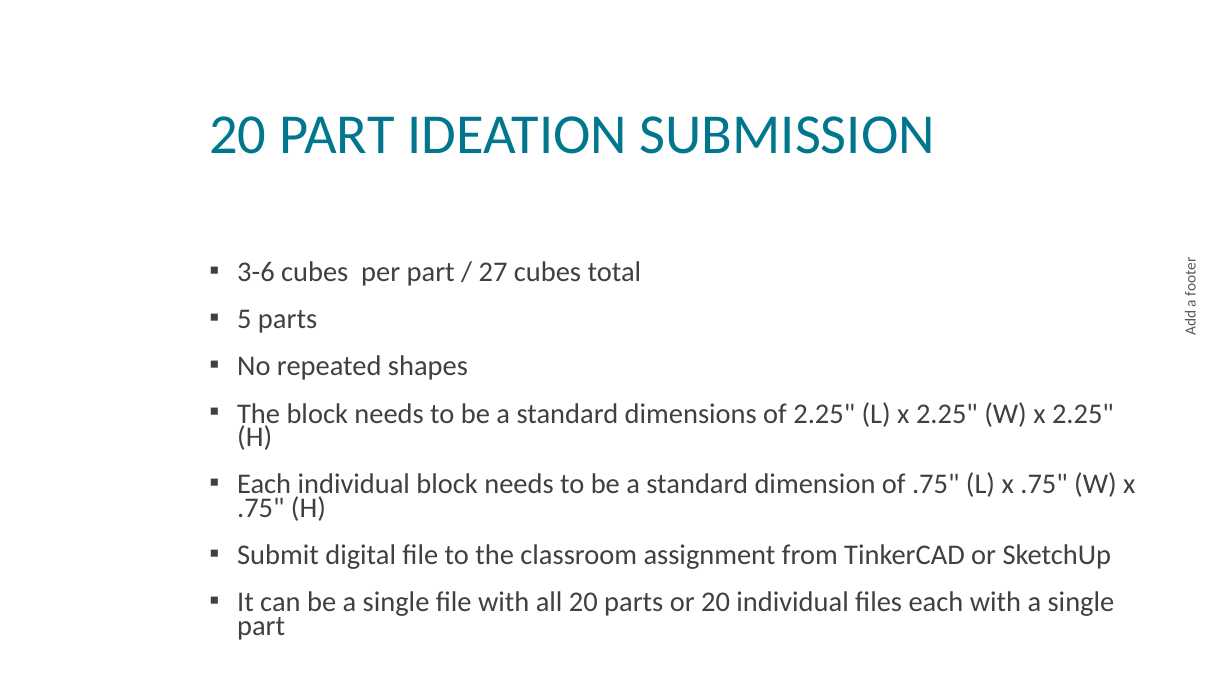
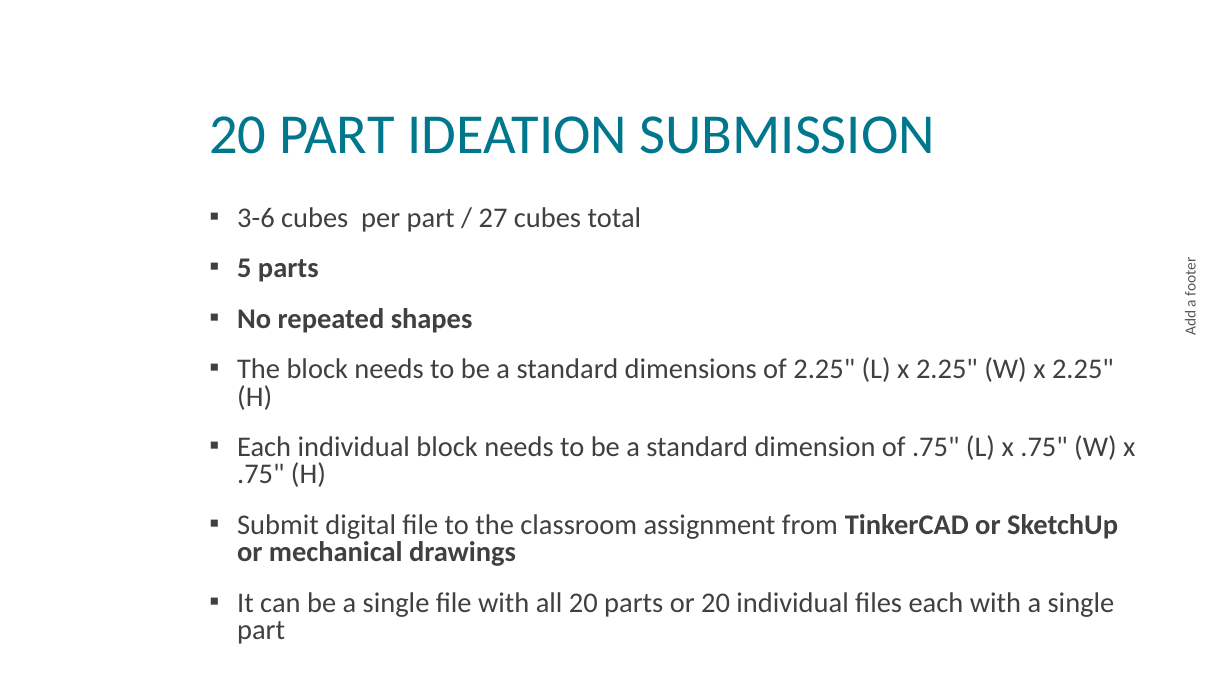
Before and after one commit to nickvertucci/Technology-Education-Curriculum, a slide deck: slide 9 of High School/Design and Drawing for Production/Unit 10 - Puzzle Cube Design Challenge/Section 1 - The Puzzle Cube Design Challenge/Assets/Unit10S1 - Puzzle Cube Design Challenge.pptx. Drawn at 1232x693 pixels with LibreOffice and Linux fonts; fonts in the diff are those of the drawing; background and template pictures are left out. Boxes give left, top, right and bottom in pixels: in the first picture for what was removed or moved away, otherwise in the second. Text is boxed around its words. In the diff, an @@ line names an element or a change of style, - is before the commit and + after.

```diff
--- a/High School/Design and Drawing for Production/Unit 10 - Puzzle Cube Design Challenge/Section 1 - The Puzzle Cube Design Challenge/Assets/Unit10S1 - Puzzle Cube Design Challenge.pptx
+++ b/High School/Design and Drawing for Production/Unit 10 - Puzzle Cube Design Challenge/Section 1 - The Puzzle Cube Design Challenge/Assets/Unit10S1 - Puzzle Cube Design Challenge.pptx
@@ text at [237,258,1135,644]: bold on in "5 parts", "No repeated shapes"; line spacing 0.7 to 0.8 @@
@@ text at [237,514,1118,566]: text changed @@
-▪ Submit digital file to the classroom assignment from TinkerCAD or SketchUp
+▪ Submit digital file to the classroom assignment from TinkerCAD or SketchUp or mechanical drawings
```
Also in this commit, not shown: 2 other files.
